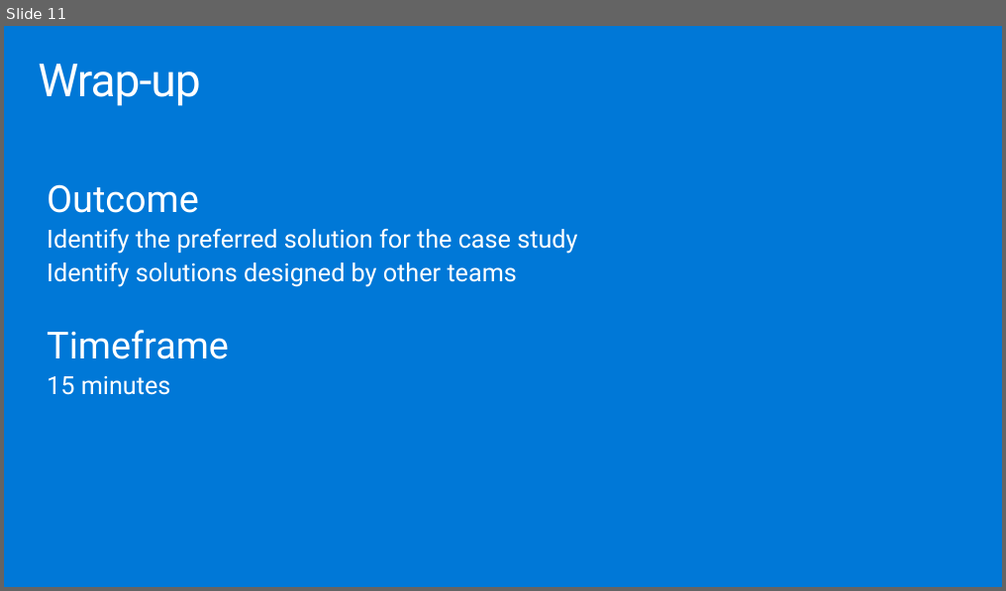
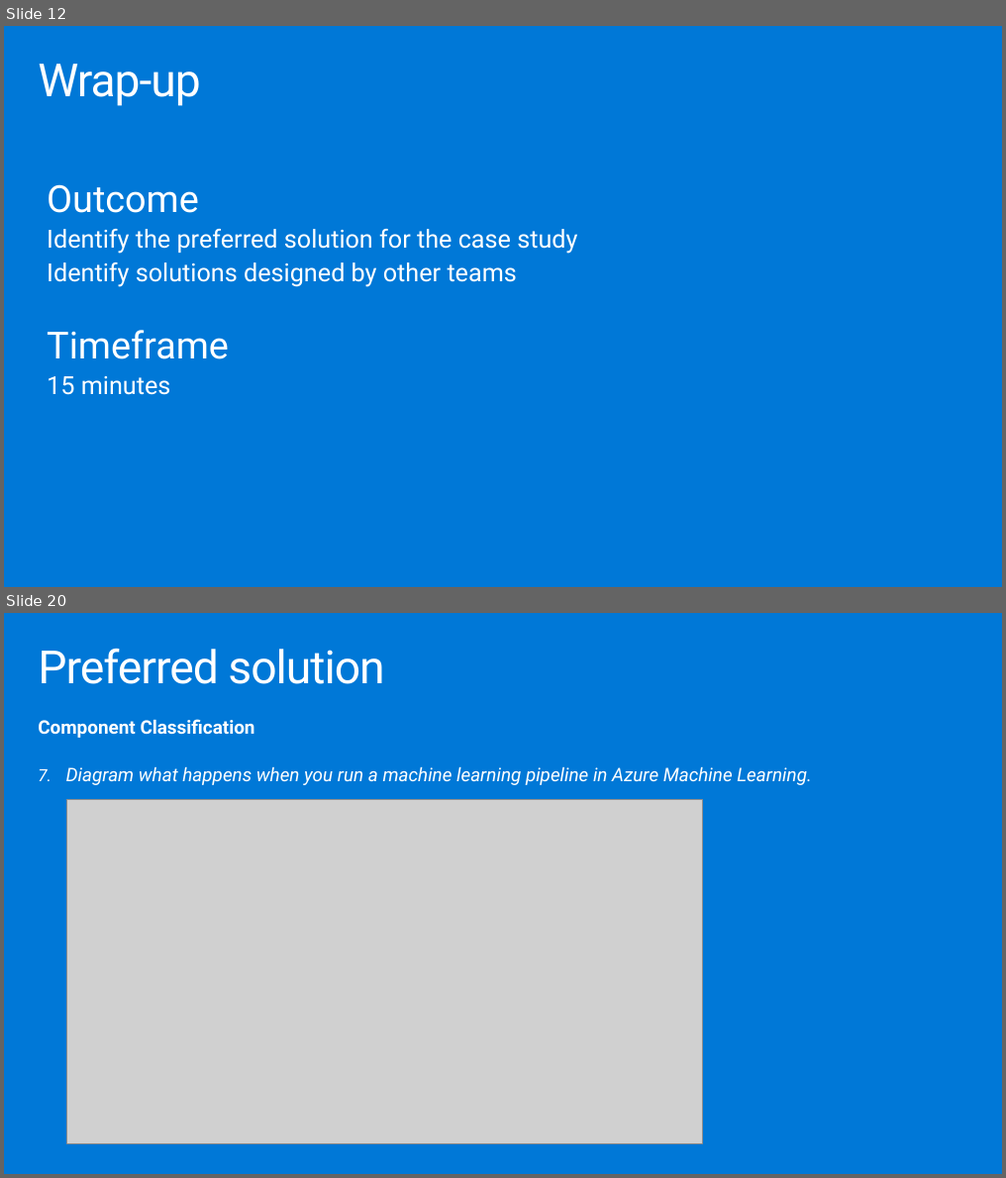
Before and after one commit to solliancenet/MCW-MLOps, a slide deck: Whiteboard design session/WDS trainer presentation - MLOps.pptx. Shown one above the other, each under a label of ours: slide 11 before the commit, slides 12 and 20 after it; the slides between them are not shown. The pictures are 1006x591 and 1006x1178 pixels, drawn with LibreOffice and Linux fonts; fonts in the diff are those of the drawing; grey boxes stand for pictures. Boxes give left, top, right and bottom in pixels: in the first picture for what was removed or moved away, otherwise in the second. Text is boxed around its words. In the diff, an @@ line names an element or a change of style, - is before the commit and + after.

```diff
--- a/Whiteboard design session/WDS trainer presentation - MLOps.pptx
+++ b/Whiteboard design session/WDS trainer presentation - MLOps.pptx
@@ slide 20 added at box(4, 613, 1002, 1174), background #0078D7 @@
@@ title added at box(38, 648, 384, 684), 44.1 pt, text #FFFFFF @@
+Preferred solution
@@ text added at box(38, 719, 812, 785), 18 pt, text #FFFFFF, italic @@
+Component Classification
+7. Diagram what happens when you run a machine learning pipeline in Azure Machine Learning.
@@ picture added at box(67, 800, 703, 1144) @@
@@ what was slide 11 is now slide 12 @@
```
Also in this commit, not shown: 1 slide changed, 23 other slides added, 20 slides removed, 1 other file.
